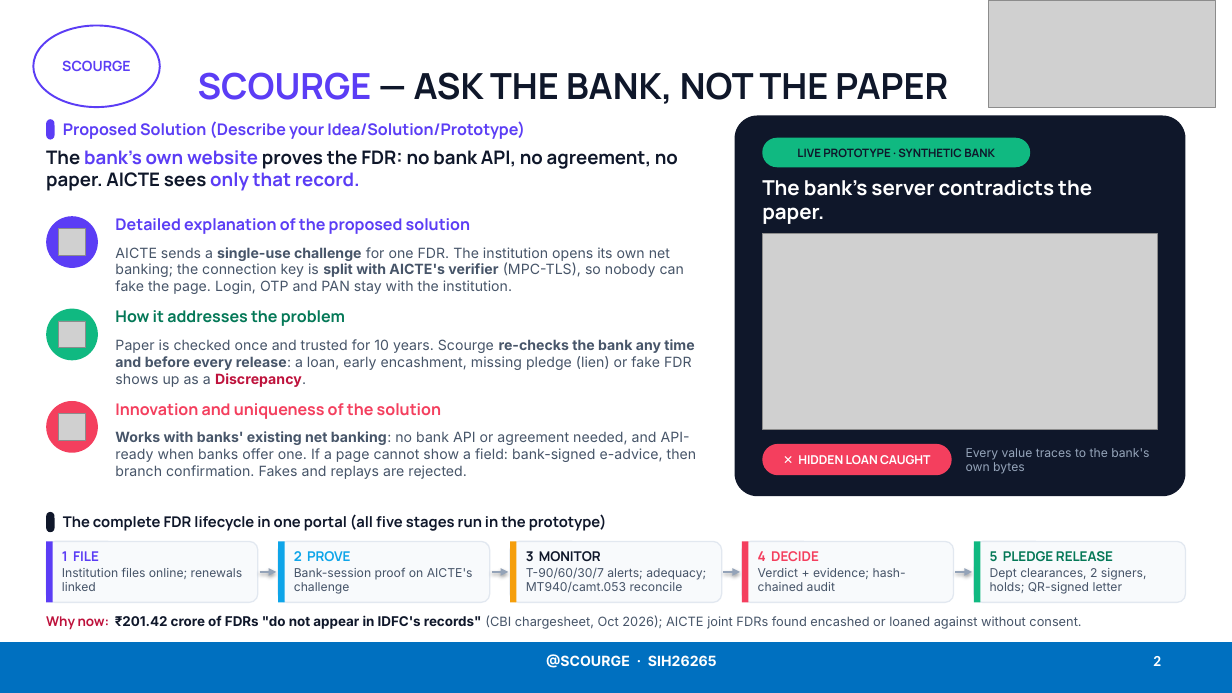
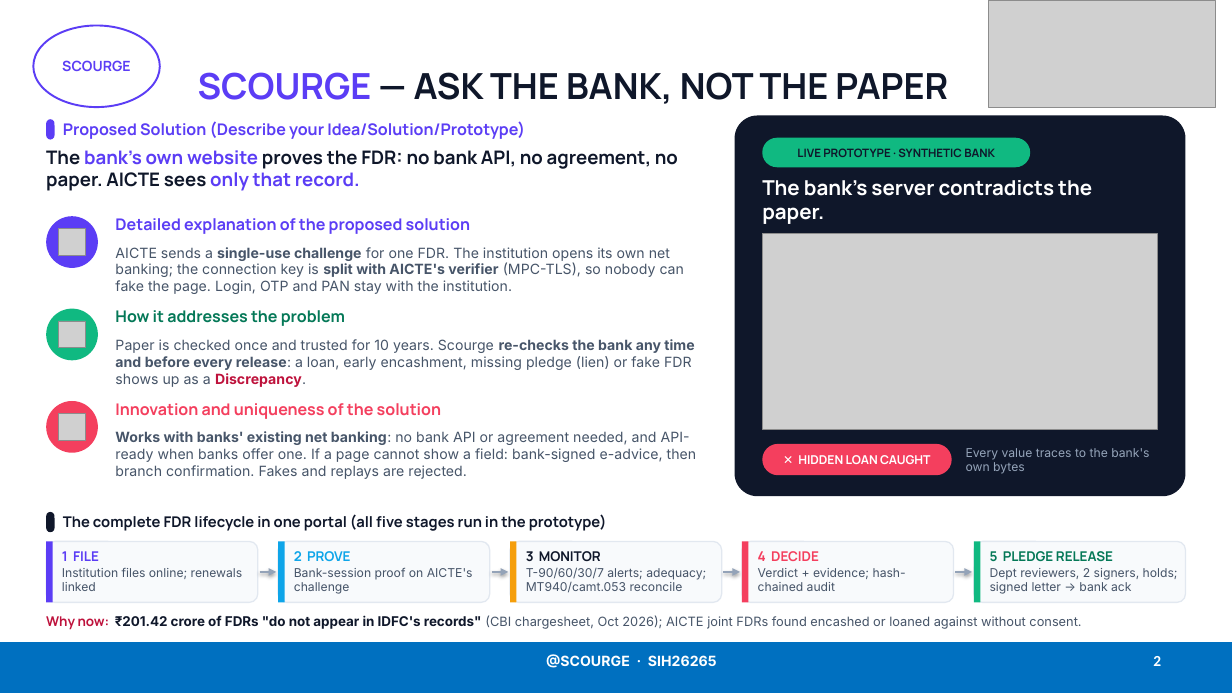
Before and after one commit to Lakki007/Arnavax-Scourge-SIH26265, a slide deck: slide 2 of docs/ppt/Scourge_SIH26265_Idea.pptx. Drawn at 1232x693 pixels with LibreOffice and Linux fonts; fonts in the diff are those of the drawing; grey boxes stand for pictures. Boxes give left, top, right and bottom in pixels: in the first picture for what was removed or moved away, otherwise in the second. Text is boxed around its words. In the diff, an @@ line names an element or a change of style, - is before the commit and + after.

```diff
--- a/docs/ppt/Scourge_SIH26265_Idea.pptx
+++ b/docs/ppt/Scourge_SIH26265_Idea.pptx
@@ text at [990,568,1178,594]: text changed @@
-Dept clearances, 2 signers, holds; QR-signed letter
+Dept reviewers, 2 signers, holds; signed letter → bank ack
```
Also in this commit, not shown: 3 other slides changed, 20 other files.
